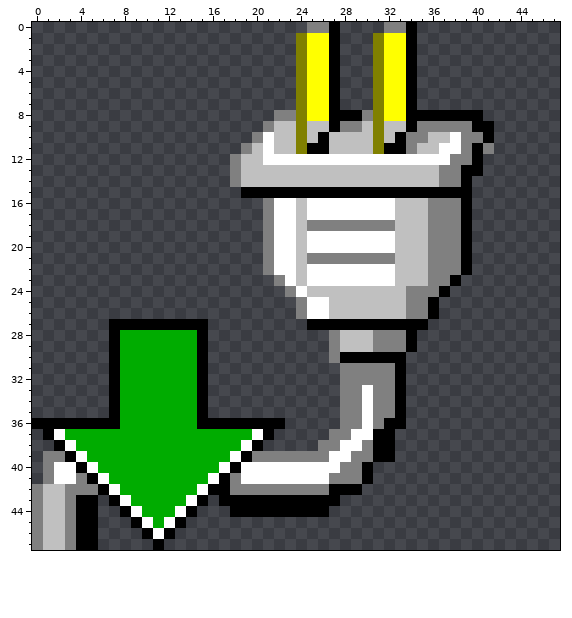
Two states of a pixel-art sprite, src/chrome/mozapps/plugins/contentPluginDownload.png. Above is the file before it was changed.
The file is 48x48 pixels.
New version:
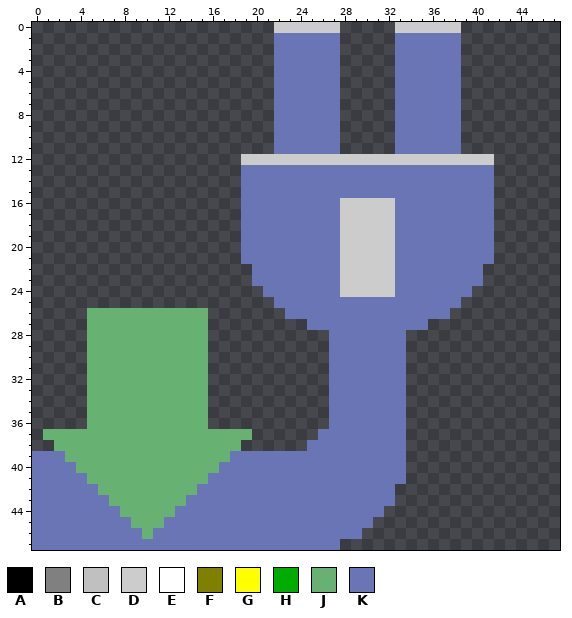
Palette (. is transparent): A #000000  B #808080  C #c0c0c0  D #cccccc  E #ffffff  F #808000  G #ffff00  H #00ac00  J #67b173  K #6a75b6
Edits made:
Changed rows in their new state; - is an unchanged pixel.
first column x 0:
 0 ----------------------DDDDDD----.DDDDDD---
 1 ----------------------KKKKKK---..KKKKKK---
 2 ----------------------KKKKKK---..KKKKKK---
 3 ----------------------KKKKKK---..KKKKKK---
 4 ----------------------KKKKKK---..KKKKKK---
 5 ----------------------KKKKKK---..KKKKKK---
 6 ----------------------KKKKKK---..KKKKKK---
 7 ----------------------KKKKKK---..KKKKKK---
 8 ----------------------KKKKKK.....KKKKKK..-
 9 ---------------------.KKKKKK.....KKKKKK...
10 --------------------..KKKKKK.....KKKKKK...
11 -------------------...KKKKKK.....KKKKKK...
12 ------------------.DDDDDDDDDDDDDDDDDDDDDDD
13 ------------------.KKKKKKKKKKKKKKKKKKKKKKK
14 ------------------.KKKKKKKKKKKKKKKKKKKKKKK
15 -------------------KKKKKKKKKKKKKKKKKKKKKKK
16 -------------------KKKKKKKKKDDDDDKKKKKKKKK
17 -------------------KKKKKKKKKDDDDDKKKKKKKKK
18 -------------------KKKKKKKKKDDDDDKKKKKKKKK
19 -------------------KKKKKKKKKDDDDDKKKKKKKKK
20 -------------------KKKKKKKKKDDDDDKKKKKKKKK
21 -------------------KKKKKKKKKDDDDDKKKKKKKKK
22 --------------------KKKKKKKKDDDDDKKKKKKKK-
23 --------------------KKKKKKKKDDDDDKKKKKKKK-
24 ---------------------KKKKKKKDDDDDKKKKKKK--
25 ----------------------KKKKKKKKKKKKKKKKK---
26 -----JJJJJJJJJJJ-------KKKKKKKKKKKKKKK----
27 -----JJJJJJJJJJJ---------KKKKKKKKKKK------
28 -----JJJJJJJJJJJ-----------KKKKKKK.-------
29 -----JJJJJJJJJJJ-----------KKKKKKK.-------
30 -----JJJJJJJJJJJ-----------KKKKKKK--------
31 -----JJJJJJJJJJJ-----------KKKKKKK--------
32 -----JJJJJJJJJJJ-----------KKKKKKK--------
33 -----JJJJJJJJJJJ-----------KKKKKKK--------
34 -----JJJJJJJJJJJ-----------KKKKKKK--------
35 -----JJJJJJJJJJJ-----------KKKKKKK--------
36 .....JJJJJJJJJJJ.......----KKKKKKK--------
37 -JJJJJJJJJJJJJJJJJJJ..----KKKKKKKK--------
38 --JJJJJJJJJJJJJJJJJ..----KKKKKKKKK--------
39 KKKJJJJJJJJJJJJJJJKKKKKKKKKKKKKKKK--------
40 KKKKJJJJJJJJJJJJJKKKKKKKKKKKKKKKKK--------
41 KKKKKJJJJJJJJJJJKKKKKKKKKKKKKKKKKK--------
42 KKKKKKJJJJJJJJJKKKKKKKKKKKKKKKKKK---------
43 KKKKKKKJJJJJJJKKKKKKKKKKKKKKKKKKK---------
44 KKKKKKKKJJJJJKKKKKKKKKKKKKKKKKKK----------
45 KKKKKKKKKJJJKKKKKKKKKKKKKKKKKKK-----------
46 KKKKKKKKKKJKKKKKKKKKKKKKKKKKKK------------
47 KKKKKKKKKKKKKKKKKKKKKKKKKKKK--------------
Where, in picture pixels (left, top, right, bottom), the same in both pictures:
changed: (32, 22, 494, 550)
